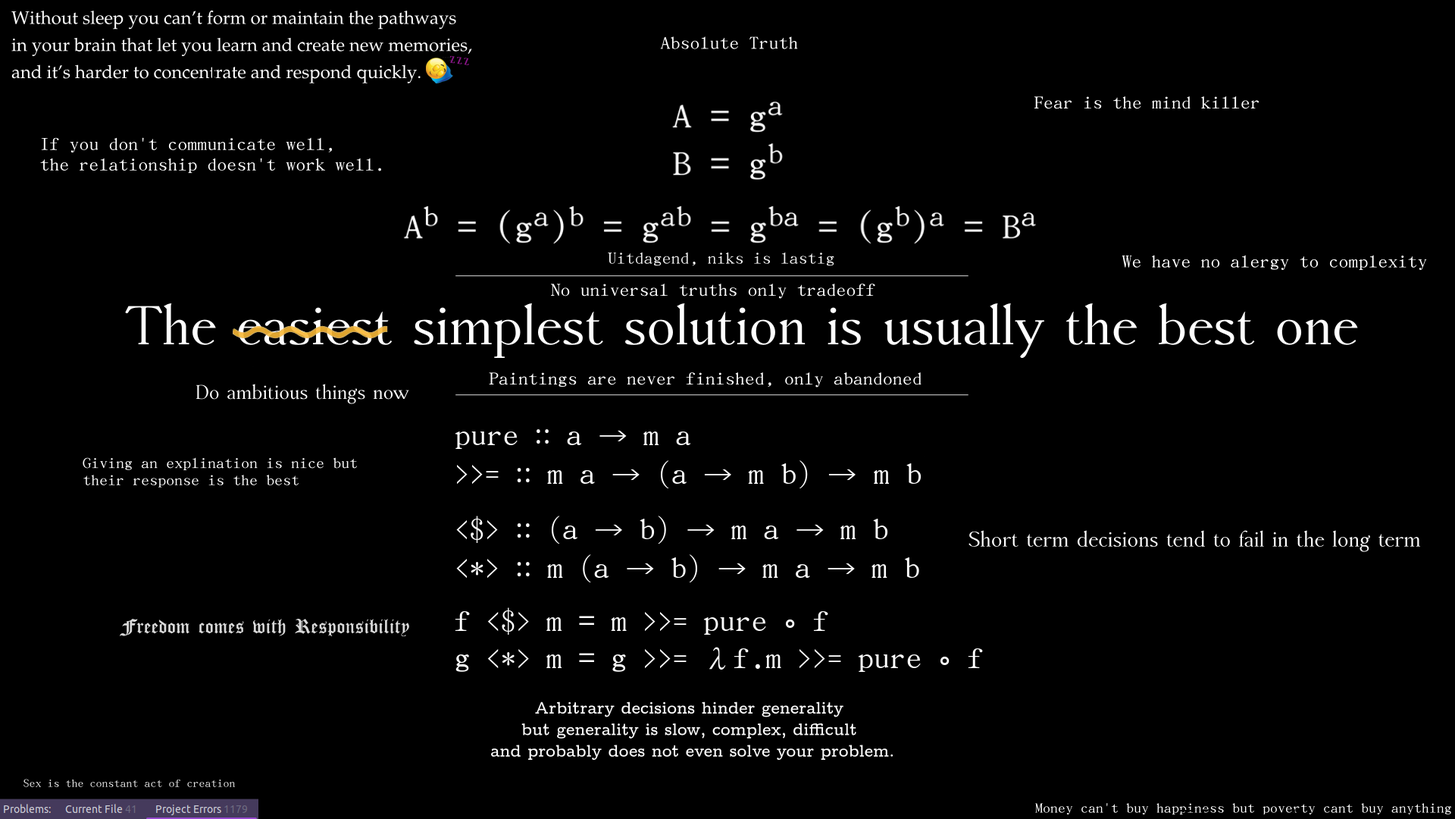
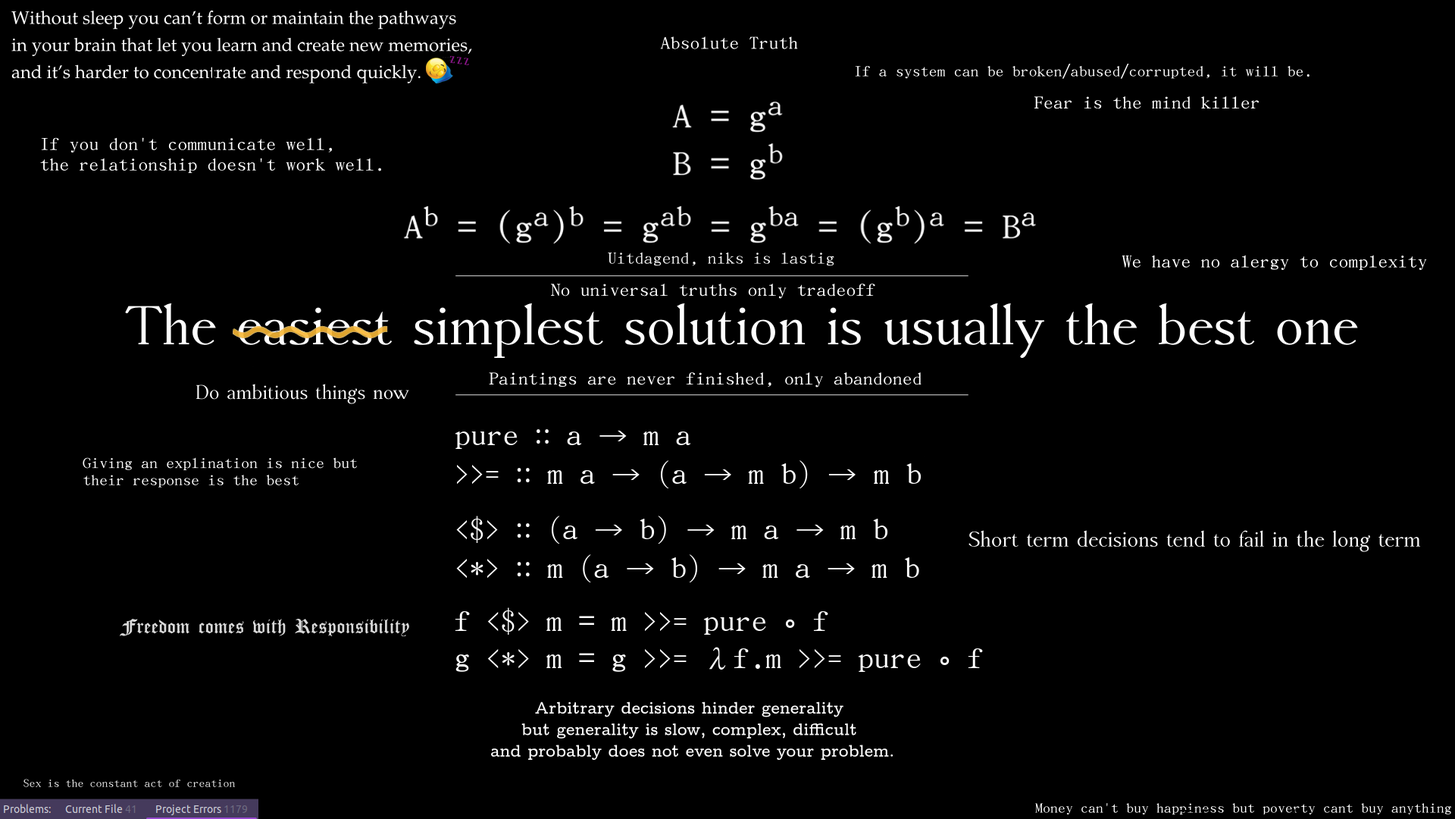
Two versions of the same layered image (1455x819). Layer-by-layer changes:
painted on "Tekenlaag 3 (geplakt)" over [855, 62, 1310, 79]
painted on "sleep + arbitrary hinders" over [855, 62, 1310, 79]
painted on "background" over [855, 62, 1310, 79]
